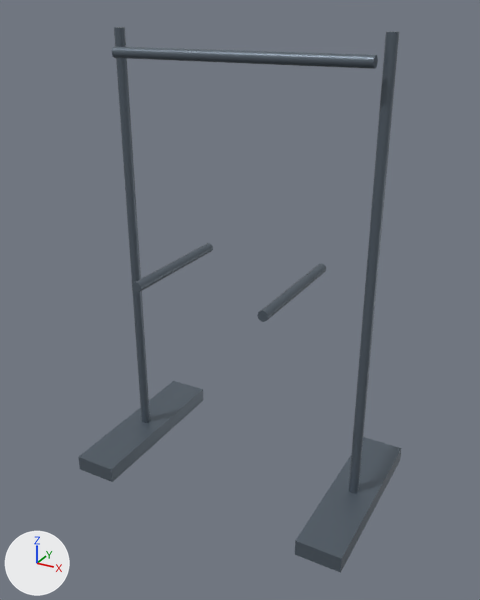
Two versions of the glTF model motion/models/dip_station.glb, one commit apart.
Camera for both pictures: a camera (50 mm lens) standing at (1.41, -2.58, 2.26) and looking at (0.01, -0.04, 0.99). Arrows for +X, +Y and +Z are at lower left; the lights stay in place. The first picture is the older version. Where no turn or scale is listed for an object, it has been applied to the vertices.

Objects in the first picture: 'base', 'base.001', 'chinBar', 'dipRail', 'dipRail.001', 'upright', 'upright.001'.
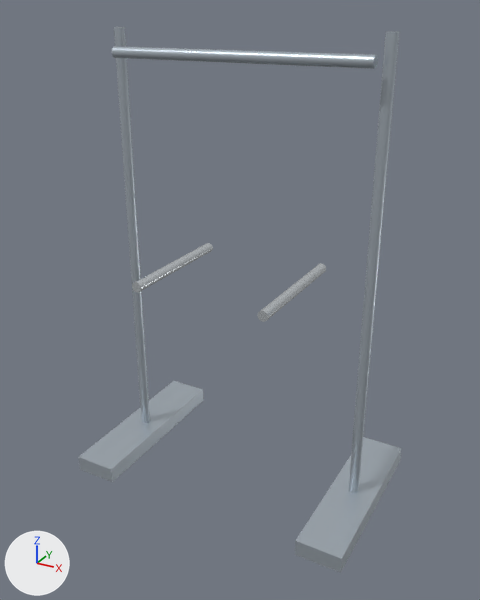
What differs and where, as boxes (x1, y1, x2, y2) in the pictures (480 x 600 px):
'base.001', recoloured (greyish blue to pale blue): (295, 437, 402, 573) in both
'upright.001', recoloured (greyish blue to pale blue): (349, 32, 399, 493) in both
'base', recoloured (lighter): (78, 381, 203, 482) in both
'upright', recoloured (greyish blue to pale blue): (114, 27, 150, 423) in both
'chinBar', recoloured (lighter): (112, 46, 378, 69) in both
'dipRail.001', recoloured (lighter): (257, 263, 326, 322) in both
'dipRail', recoloured (lighter): (132, 243, 213, 292) in both

The change in detail:
Material 'Material_0' (mat_material_0) changes colour from greyish blue #606b76 to pale blue #bac4cd; in linear values from (0.117, 0.147, 0.181) to (0.491, 0.552, 0.61).
Material 'Material_1' (mat_material_1) is new.
Its base color is (0.745, 0.791, 0.823) (white #e0e6ea).
Its metallic is 0.8.
Its roughness is 0.23.
me_mesh_2 has 44 vertices, 80 faces and spans x -0.024..0.024, y -0.31..0.31, z -0.024..0.024.
me_mesh_2 no longer uses material mat_material_0 (greyish blue #606b76).
me_mesh_2 gains material mat_material_1 (white #e0e6ea).
me_mesh_5 has 44 vertices, 80 faces and spans x -0.024..0.024, y -0.31..0.31, z -0.024..0.024.
me_mesh_5 no longer uses material mat_material_0 (greyish blue #606b76).
me_mesh_5 gains material mat_material_1 (white #e0e6ea).
